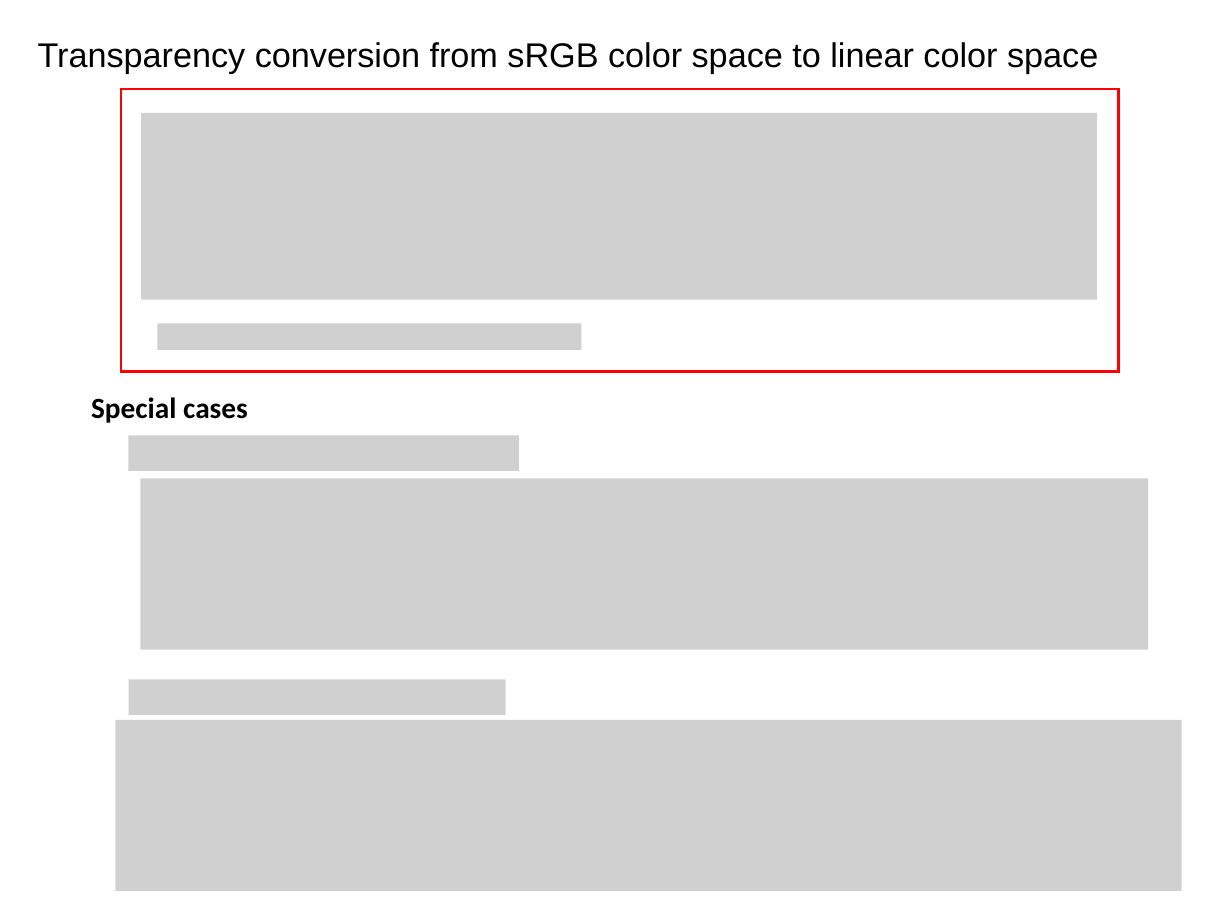
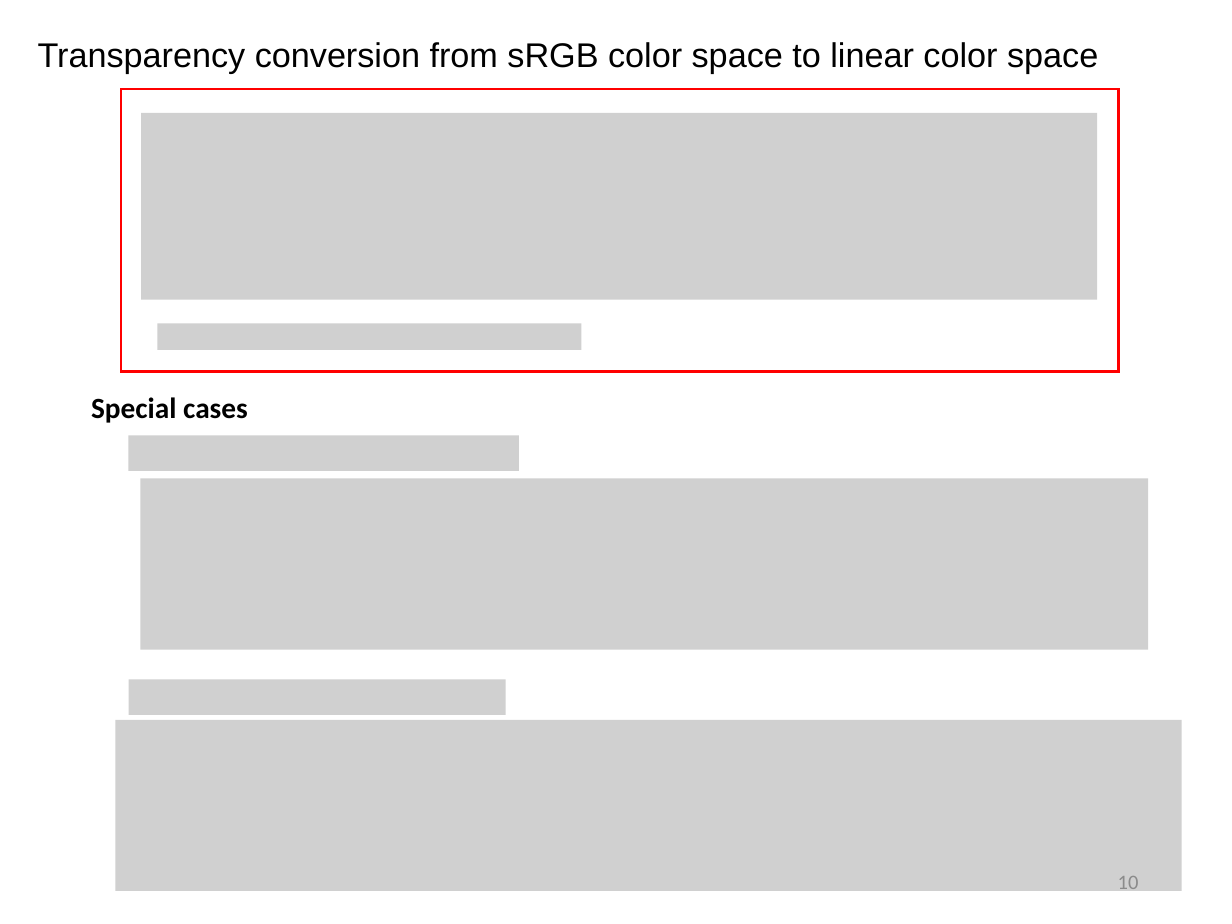
Before and after one commit to sotanmochi/TransparencyConverter, a slide deck: slide 10 of Assets/TransparencyConverter/Documentation~/TransparencyConverter.pptx. Drawn at 1232x924 pixels with LibreOffice and Linux fonts; fonts in the diff are those of the drawing; grey boxes stand for pictures. Boxes give left, top, right and bottom in pixels: in the first picture for what was removed or moved away, otherwise in the second. Text is boxed around its words. In the diff, an @@ line names an element or a change of style, - is before the commit and + after.

```diff
--- a/Assets/TransparencyConverter/Documentation~/TransparencyConverter.pptx
+++ b/Assets/TransparencyConverter/Documentation~/TransparencyConverter.pptx
@@ page number added at bbox=[1118, 876, 1139, 895], 16.8 pt, text #8C8C8C @@
+10
```
Also in this commit, not shown: 8 other slides changed, 1 slide added, 1 slide removed, 6 other files.
